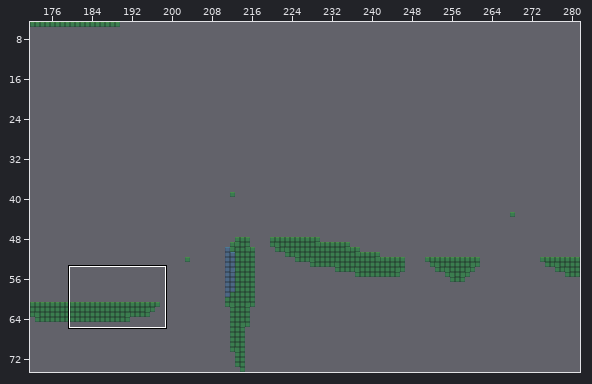
Level history. Tiled map: Assets/TilesFromTiled/Green Prototype/Prototype Level 10.tmx. Above: a wide view before the commit, with the close-up outlined.
Close-up. Earlier state:
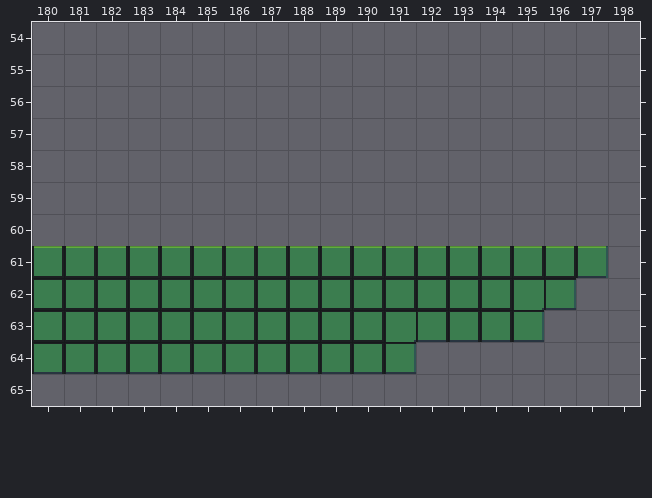
Cells are 16x16 px. Shown: x 180..198, y 54..65. The commit also changed other parts of the map, which this record leaves out.
The same view after the edit:
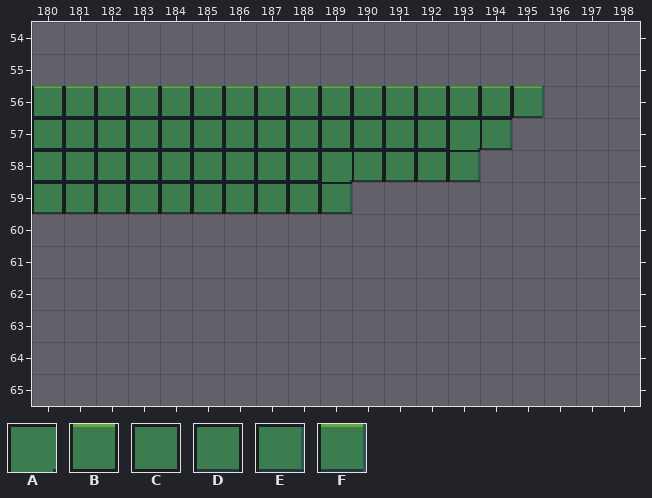
Key: from "Green Tileset Prototype": A 0, B 13, C 17, D 21, E 22, F 26.
_ is an empty cell.
The edit:
{"where": "layer \"Ground\""}
{"y":56,"x":180,"old":"________________","new":"BBBBBBBBBBBBBBBF"}
{"y":57,"x":180,"old":"_______________","new":"CCCCCCCCCCCCCAE"}
{"y":58,"x":180,"old":"______________","new":"CCCCCCCCCADDDE"}
{"y":59,"x":180,"old":"__________","new":"DDDDDDDDDE"}
{"y":61,"x":180,"old":"BBBBBBBBBBBBBBBBBF","new":"__________________"}
{"y":62,"x":180,"old":"CCCCCCCCCCCCCCCAE","new":"_________________"}
{"y":63,"x":180,"old":"CCCCCCCCCCCADDDE","new":"________________"}
{"y":64,"x":180,"old":"DDDDDDDDDDDE","new":"____________"}
{"label":"added","picture_box":[32,86,544,214]}
{"label":"removed","picture_box":[32,246,608,374]}
